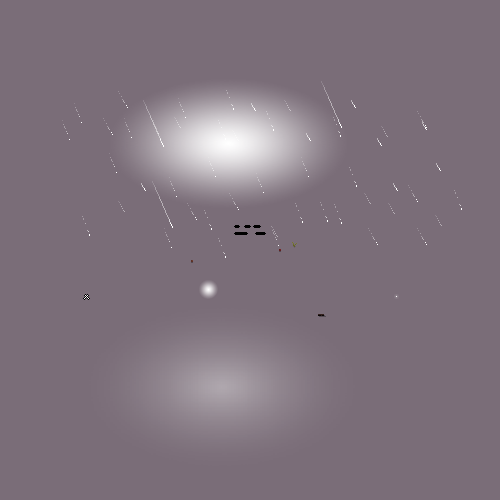
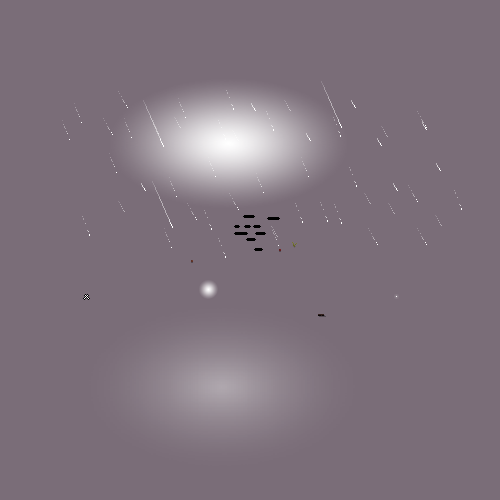
Two versions of the same layered image (500x500). Layer-by-layer changes:
added layer "ShadowSpot9.png" in group "Shadow spots" over 254, 248, 263, 251
added layer "ShadowSpot10.png" in group "Shadow spots" over 246, 238, 256, 241
added layer "ShadowSpotW12.png" in group "Shadow spots" over 243, 215, 255, 218
added layer "ShadowSpotW13.png" in group "Shadow spots" over 267, 217, 280, 220
